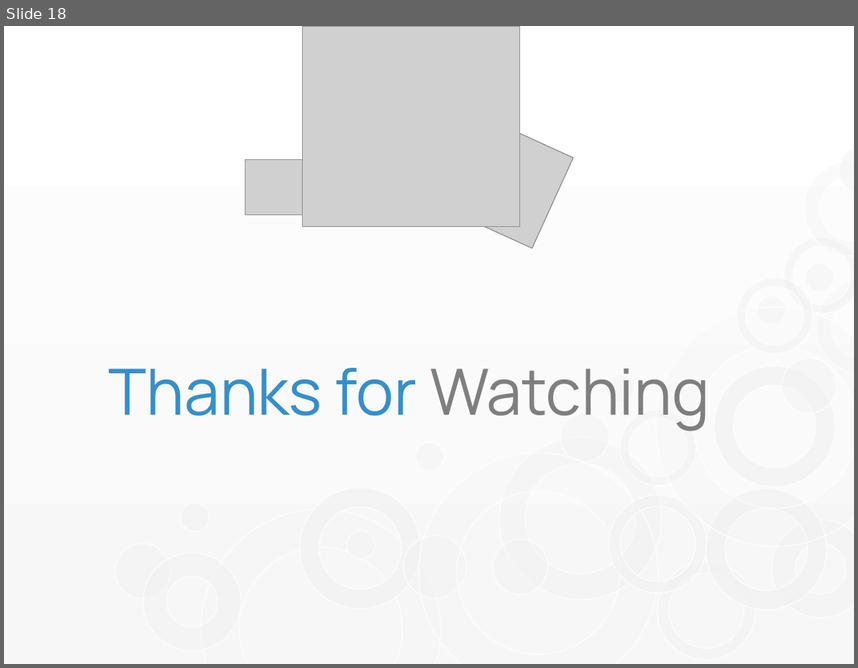
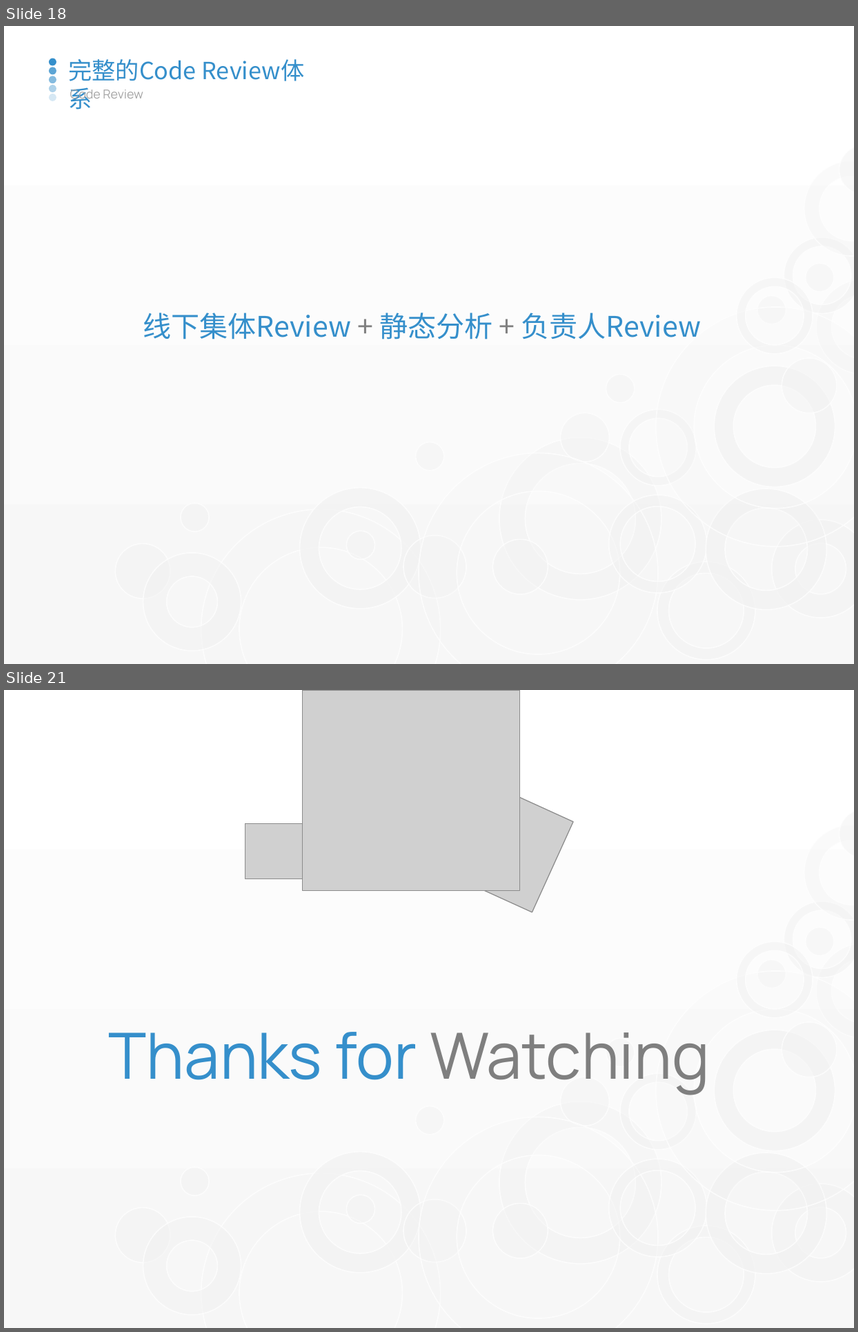
Before and after one commit to watermoonlx/code-review-unit-test, a slide deck: Code Review & Unit Test.pptx. Shown one above the other, each under a label of ours: slide 18 before the commit, slides 18 and 21 after it; the slides between them are not shown. The pictures are 858x668 and 858x1332 pixels, drawn with LibreOffice and Linux fonts; fonts in the diff are those of the drawing; grey boxes stand for pictures. Boxes give left, top, right and bottom in pixels: in the first picture for what was removed or moved away, otherwise in the second. Text is boxed around its words. In the diff, an @@ line names an element or a change of style, - is before the commit and + after.

```diff
--- a/Code Review & Unit Test.pptx
+++ b/Code Review & Unit Test.pptx
@@ slide 18 added at (x1=4, y1=26, x2=854, y2=664), background gradient #FFFFFF to #F7F7F7; not listed: 28 template elements that a slide beside it also shows @@
@@ group added at (x1=49, y1=58, x2=56, y2=101): 5 ellipses @@
@@ text added at (x1=68, y1=59, x2=197, y2=81), 20 pt, text #358FCB @@
+完整的Code Review体系
@@ text added at (x1=70, y1=87, x2=143, y2=103), 10.5 pt, text #A6A6A6 @@
+Code Review
@@ text added at (x1=143, y1=312, x2=701, y2=339), 24 pt, text #358FCB @@
+线下集体Review + 静态分析 + 负责人Review
@@ what was slide 18 is now slide 21 @@
```
Also in this commit, not shown: 9 slides changed, 2 other slides added.
